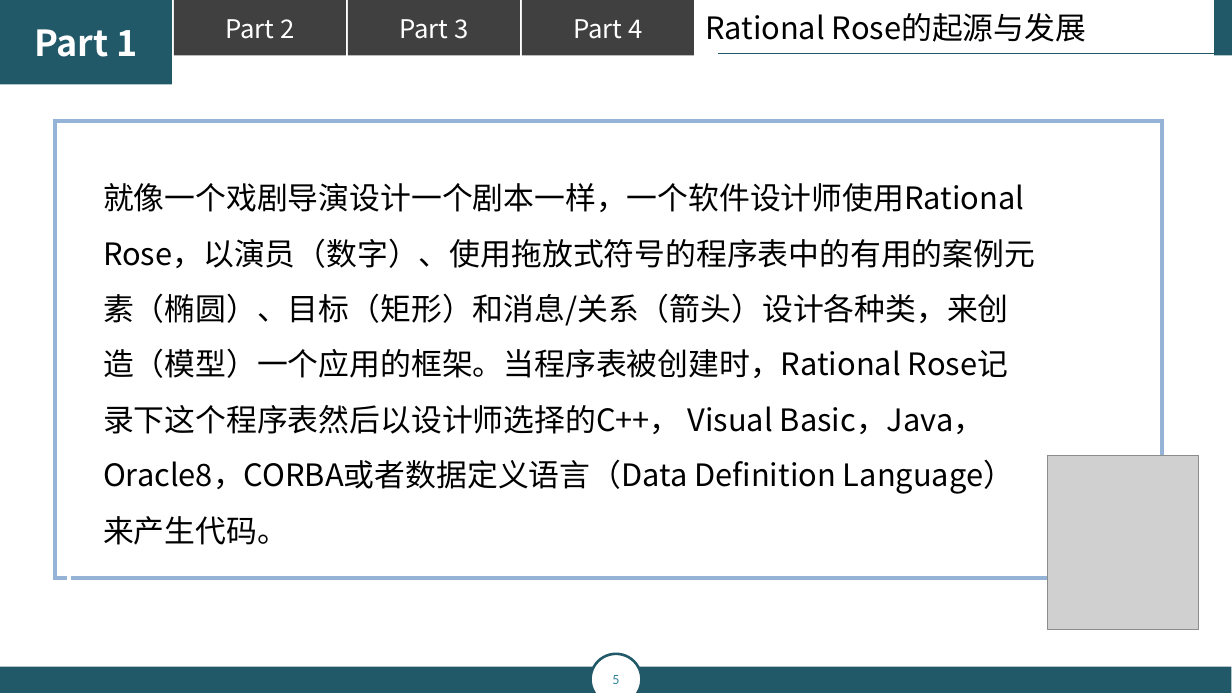
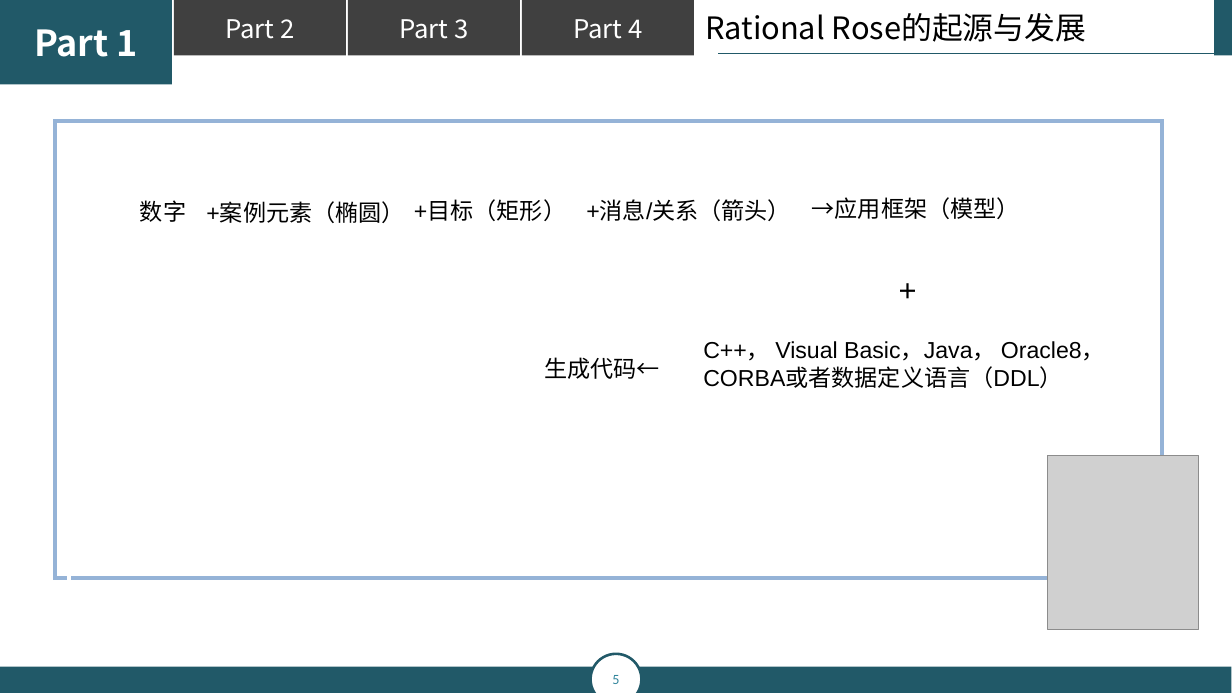
Before and after one commit to popopoi/PRD2018-G07, a slide deck: slide 5 of 翻转课堂PPT/PRD2018-G07-第五周翻转课堂PPT.pptx. Drawn at 1232x693 pixels with LibreOffice and Linux fonts; fonts in the diff are those of the drawing; grey boxes stand for pictures. Boxes give left, top, right and bottom in pixels: in the first picture for what was removed or moved away, otherwise in the second. Text is boxed around its words. In the diff, an @@ line names an element or a change of style, - is before the commit and + after.

```diff
--- a/翻转课堂PPT/PRD2018-G07-第五周翻转课堂PPT.pptx
+++ b/翻转课堂PPT/PRD2018-G07-第五周翻转课堂PPT.pptx
@@ text removed at (x1=103, y1=183, x2=1035, y2=545) @@
-就像一个戏剧导演设计一个剧本一样，一个软件设计师使用Rational Rose，以演员（数字）、使用拖放式符号的程序表中的有用的案例元素（椭圆）、目标（矩形）和消息/关系（箭头）设计各种类，来创造（模型）一个应用的框架。当程序表被创建时，Rational Rose记录下这个程序表然后以设计师选择的C++， Visual Basic，Java， Oracle8，CORBA或者数据定义语言（Data Definition Language）来产生代码。
@@ text added at (x1=140, y1=200, x2=186, y2=222), 18 pt, text #000000 @@
+数字
@@ text added at (x1=206, y1=203, x2=404, y2=223), 18 pt, text #000000 @@
++案例元素（椭圆）
@@ text added at (x1=414, y1=201, x2=566, y2=221), 18 pt, text #000000 @@
++目标（矩形）
@@ text added at (x1=586, y1=201, x2=791, y2=221), 18 pt, text #000000 @@
++消息/关系（箭头）
@@ text added at (x1=812, y1=197, x2=1020, y2=219), 18 pt, text #000000 @@
+→应用框架（模型）
@@ text added at (x1=544, y1=357, x2=660, y2=379), 18 pt, text #000000 @@
+生成代码←
@@ text added at (x1=703, y1=341, x2=1105, y2=388), 18 pt, text #000000 @@
++
+C++， Visual Basic，Java， Oracle8，
+CORBA或者数据定义语言（DDL）
```
Also in this commit, not shown: 26 other slides changed, 9 slides added.
